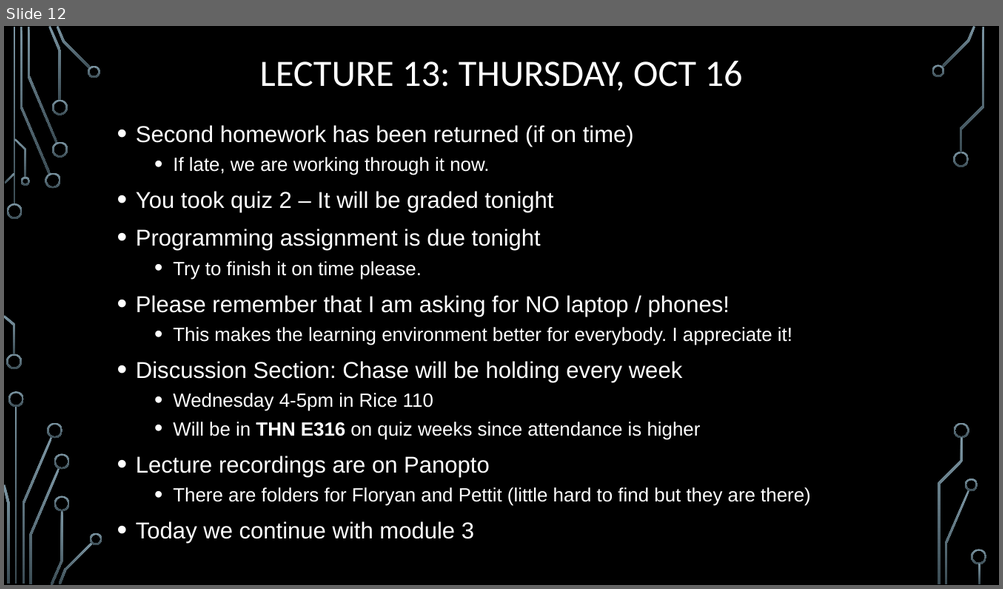
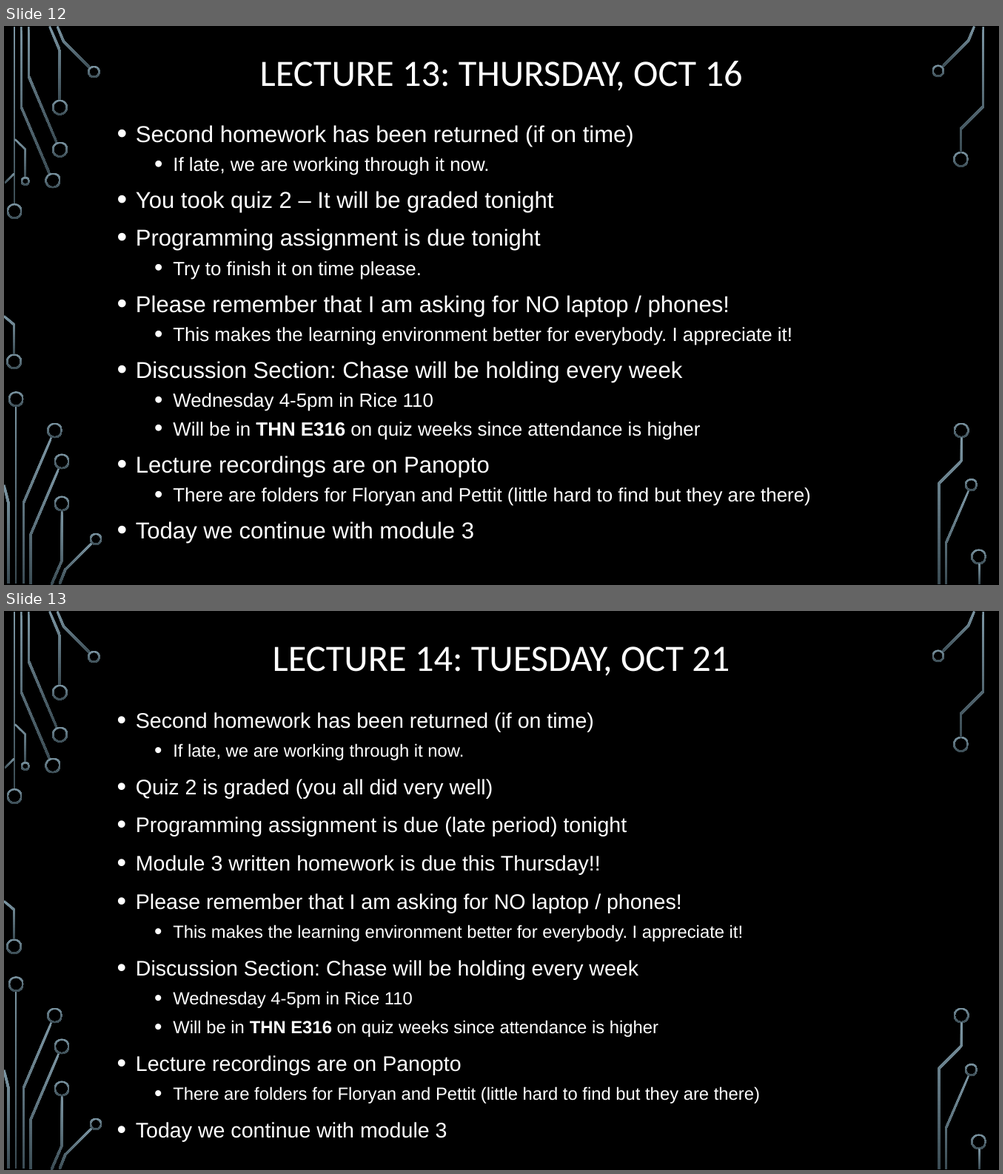
Before and after one commit to markfloryan/dmt2, a slide deck: slides/00-DailyAnnouncements.pptx. Shown one above the other, each under a label of ours: slide 12 before the commit, slides 12 and 13 after it. The pictures are 1003x589 and 1003x1174 pixels, drawn with LibreOffice and Linux fonts; fonts in the diff are those of the drawing; background and template pictures are left out. Boxes give left, top, right and bottom in pixels: in the first picture for what was removed or moved away, otherwise in the second. Text is boxed around its words. In the diff, an @@ line names an element or a change of style, - is before the commit and + after.

```diff
--- a/slides/00-DailyAnnouncements.pptx
+++ b/slides/00-DailyAnnouncements.pptx
@@ slide 13 added at (4, 611, 999, 1170), background picture (left out); not listed: 36 template elements that a slide beside it also shows @@
@@ title added at (273, 647, 729, 676), 36 pt, text #FFFFFF @@
+LECTURE 14: TUESDAY, OCT 21
@@ text added at (136, 712, 760, 1142), 20.4 pt, text #FFFFFF @@
+• Second homework has been returned (if on time)
+  • If late, we are working through it now.
+• Quiz 2 is graded (you all did very well)
+• Programming assignment is due (late period) tonight
+• Module 3 written homework is due this Thursday!!
+• Please remember that I am asking for NO laptop / phones!
+  • This makes the learning environment better for everybody. I appreciate it!
+• Discussion Section: Chase will be holding every week
+  • Wednesday 4-5pm in Rice 110
+  • Will be in THN E316 on quiz weeks since attendance is higher
+• Lecture recordings are on Panopto
+  • There are folders for Floryan and Pettit (little hard to find but they are there)
+• Today we continue with module 3
```
Also in this commit, not shown: 1 slide changed, 1 other file.
